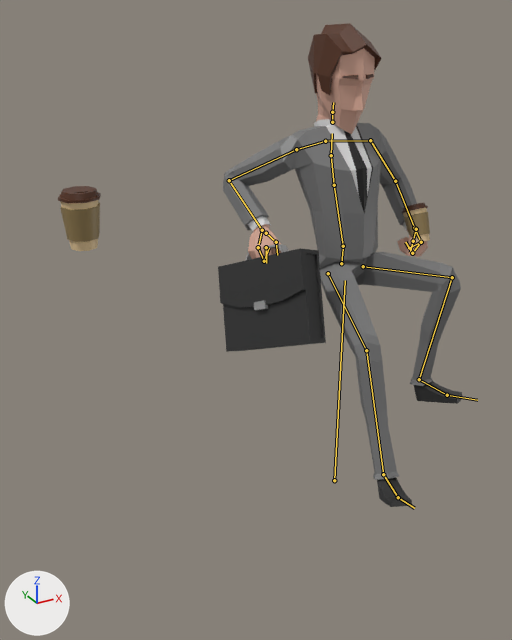
A saved change to the FBX model Simple runner game/Assets/Player/Animations/Character.fbx.
Before and after are seen from a 50 mm camera at (-2.57, -3.47, 3.15) aimed at (0.41, 1.93, 0.45). Arrows for +X, +Y and +Z are at lower left; the lights stay in place. Both versions are drawn at frame 10 of the action 'OfficeWorker_Armature|Jump_Up_Moving'; the numbers are the values there. The bones that bend it are drawn over the model as lines.

The first picture shows 'Briefcase', 'Coffee', 'CoffeeInHand', 'Office Worker'.
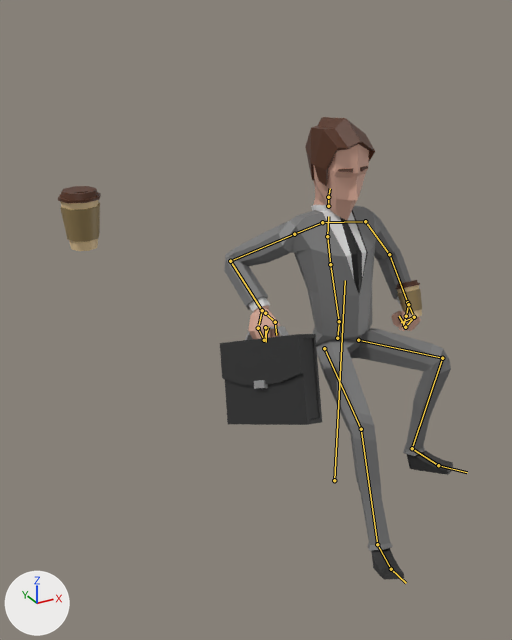
Where the change shows, as pixel boxes [x1, y1, x2, y2] in the pictures (512 x 640 px):
```json
{"object": "Office Worker", "change": "posed", "before": [223, 23, 462, 507], "after": [224, 117, 453, 580]}
{"object": "Briefcase", "change": "posed", "before": [218, 244, 326, 352], "after": [220, 326, 322, 425], "on screen": "8% shorter"}
{"object": "CoffeeInHand", "change": "posed", "before": [402, 203, 430, 243], "after": [395, 280, 422, 318]}
{"bone": "Hips", "before": "(341, 263) to (343, 243)", "after": "(337, 338) to (339, 319)"}
```

Edits to the scene script, one JSON object a line:
```json
{"block": "bone_hips", "where": "bone_hips = bpy.data.objects['OfficeWorker_Armature'].pose.bones['Hips']  # child of 'Bone'"}
{"op": "set", "path": "bone_hips.location", "old": "(-0.02, 0.11, -0.041)", "new": "(-0.02, -0.41, -0.007)"}
```
